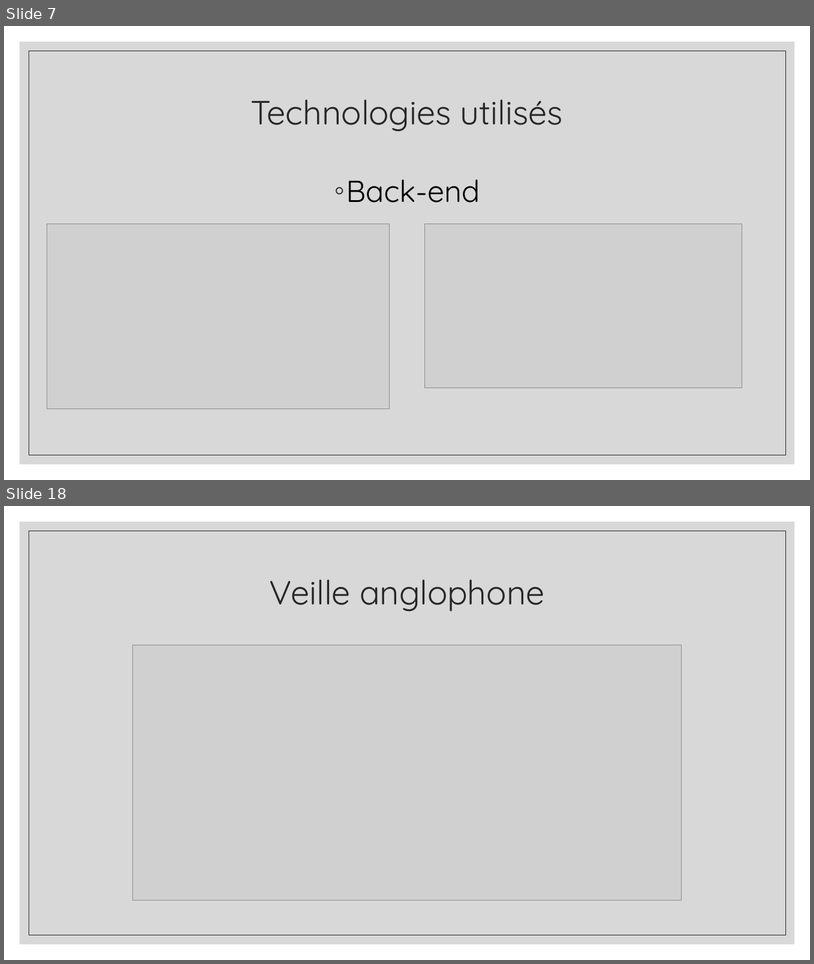
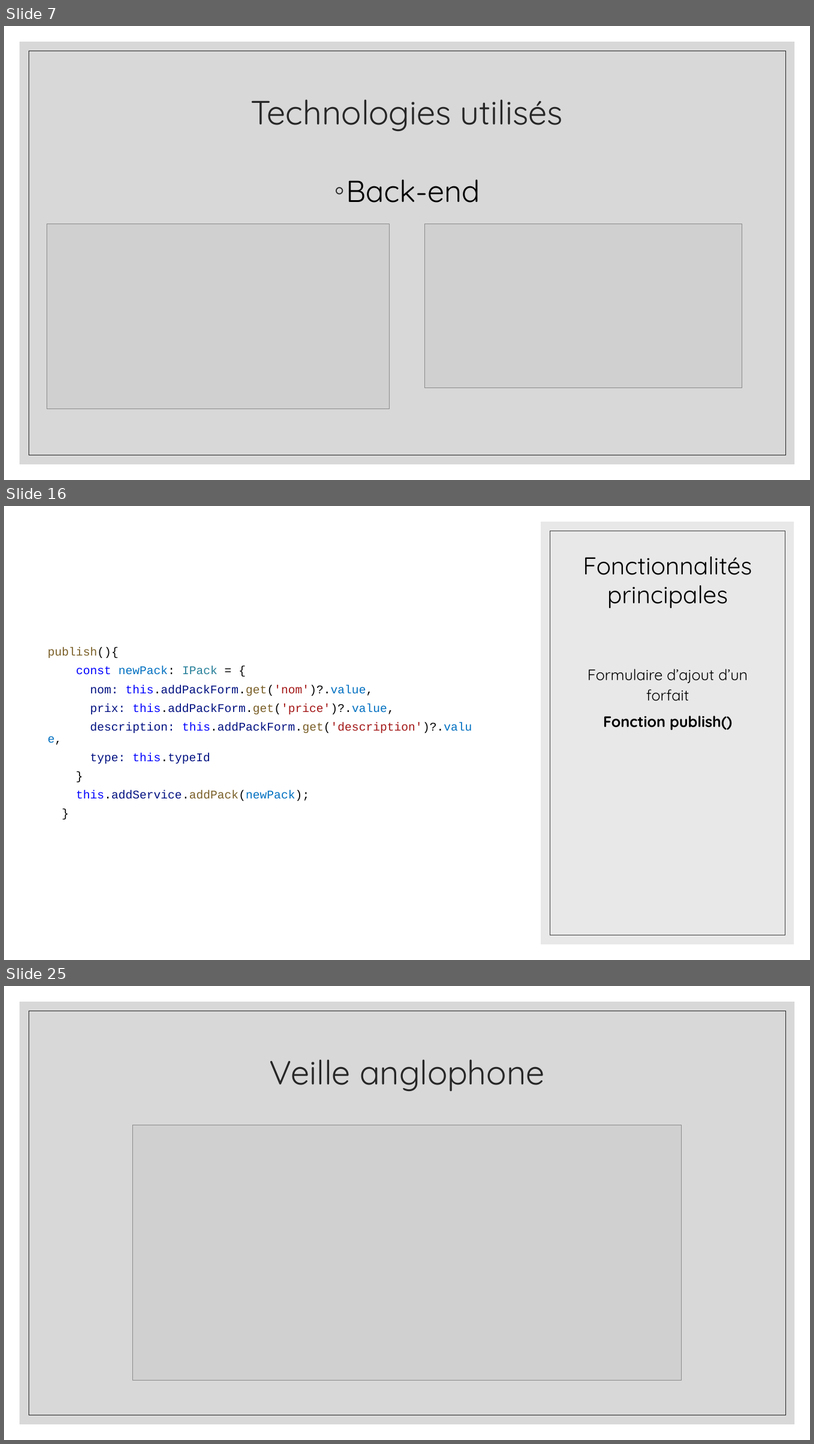
Before and after one commit to reyvaxreecded/Doc-Exam, a slide deck: Diapo.odp. Shown one above the other, each under a label of ours: slides 7 and 18 before the commit, slides 7, 16 and 25 after it; the slides between them are not shown. The pictures are 814x964 and 814x1444 pixels, drawn with LibreOffice and Linux fonts; fonts in the diff are those of the drawing; grey boxes stand for pictures. Boxes give left, top, right and bottom in pixels: in the first picture for what was removed or moved away, otherwise in the second. Text is boxed around its words. In the diff, an @@ line names an element or a change of style, - is before the commit and + after.

```diff
--- a/Diapo.odp
+++ b/Diapo.odp
@@ slide 16 added at [4,506,810,960], background #FFFFFF @@
@@ freeform shape added at [541,522,794,944], fill #D9D9D9 at 60% opacity @@
@@ freeform shape added at [550,531,786,935], outline #404040 0.51 pt @@
@@ title added at [583,556,752,608], 29 pt, text #000000 @@
+Fonctionnalités principales
@@ text added at [48,647,473,801], 14 pt, text #001080 @@
+publish(){
+const newPack: IPack = {
+nom: this.addPackForm.get('nom')?.value,
+prix: this.addPackForm.get('price')?.value,
+description: this.addPackForm.get('description')?.value,
+type: this.typeId
+}
+this.addService.addPack(newPack);
+}
@@ text added at [588,669,748,730], 18 pt, text #000000 @@
+Formulaire d’ajout d’un forfait
+Fonction publish()
@@ what was slide 18 is now slide 25 @@
```
Also in this commit, not shown: 12 slides changed, 8 other slides added, 4 slides removed.
